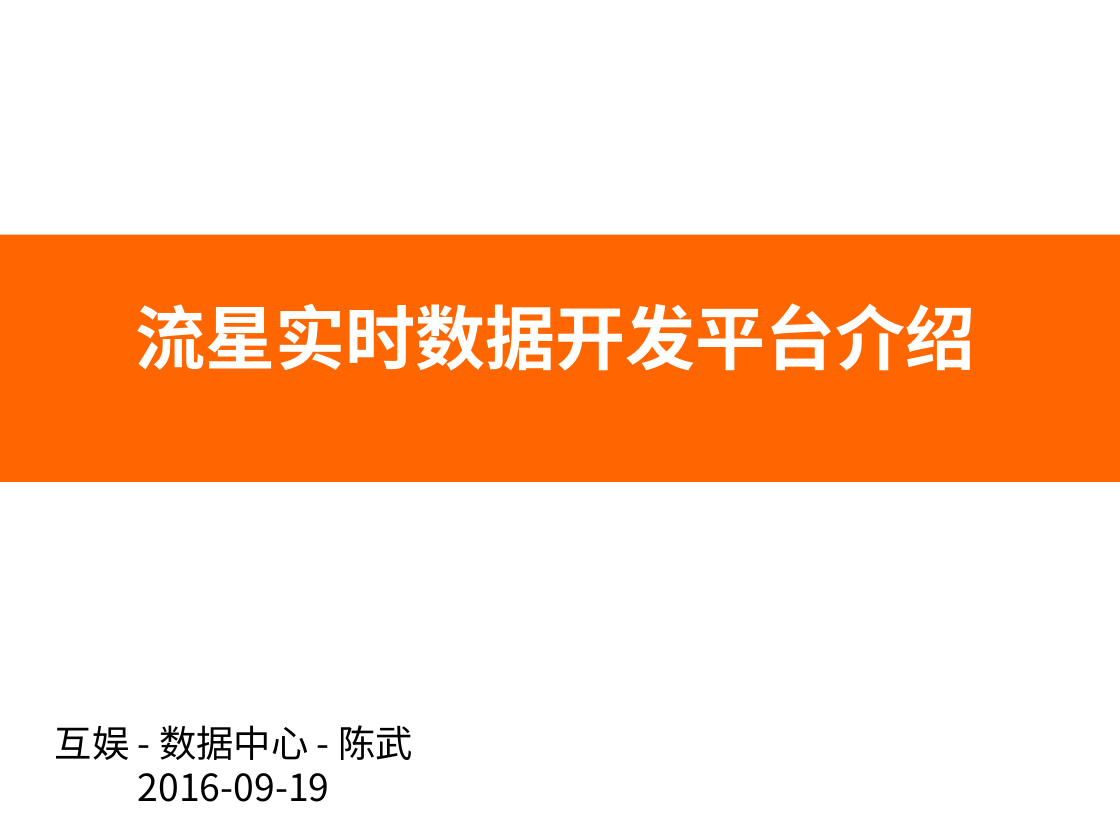
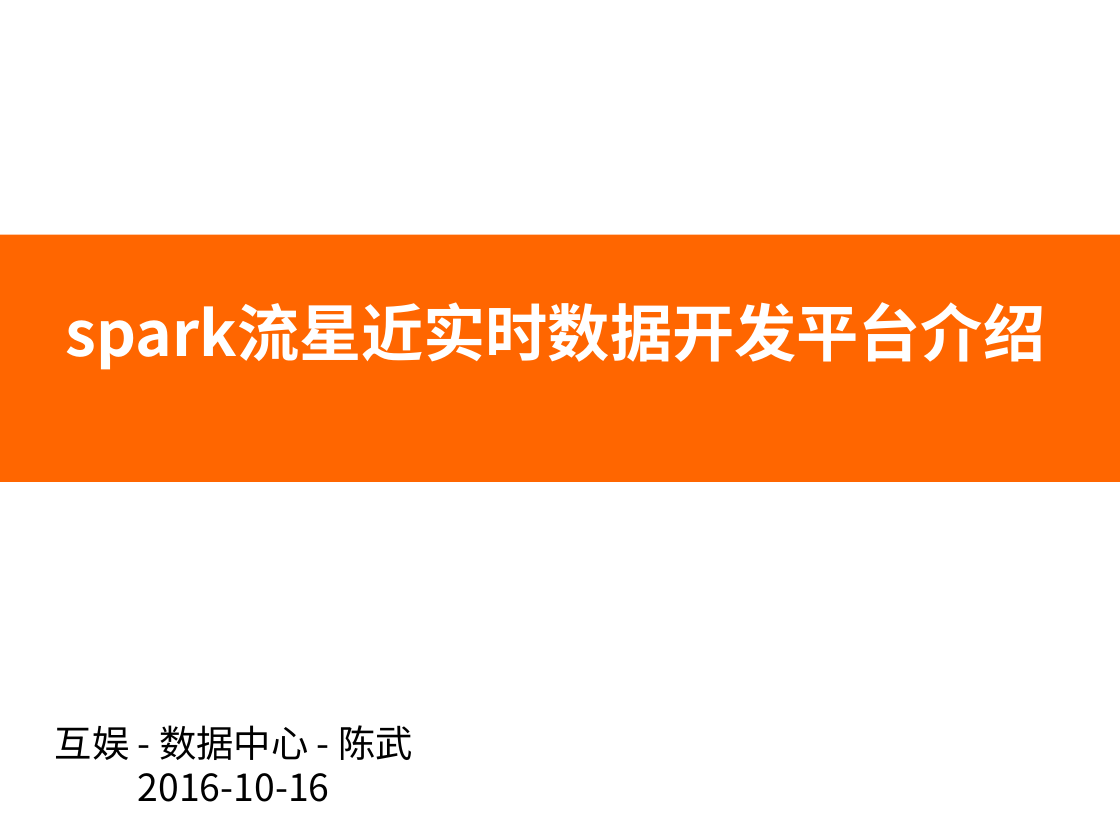
Before and after one commit to HNJame/meteor, a slide deck: slide 1 of doc/ppt/流星实时开发平台介绍.pptx. Drawn at 1120x840 pixels with LibreOffice and Linux fonts; fonts in the diff are those of the drawing; background and template pictures are left out. Boxes give left, top, right and bottom in pixels: in the first picture for what was removed or moved away, otherwise in the second. Text is boxed around its words. In the diff, an @@ line names an element or a change of style, - is before the commit and + after.

```diff
--- a/doc/ppt/流星实时开发平台介绍.pptx
+++ b/doc/ppt/流星实时开发平台介绍.pptx
@@ text at <box>66,302,1045,370</box>: text changed; size 45 to 40 pt @@
-流星实时数据开发平台介绍
+spark流星近实时数据开发平台介绍
@@ text at <box>138,773,330,802</box>: text changed @@
-2016-09-19
+2016-10-16
```
Also in this commit, not shown: 3 other slides changed.
